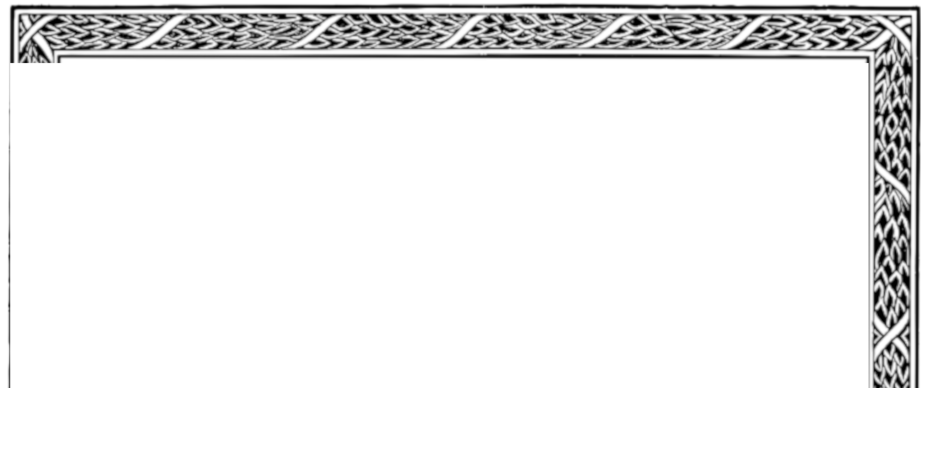
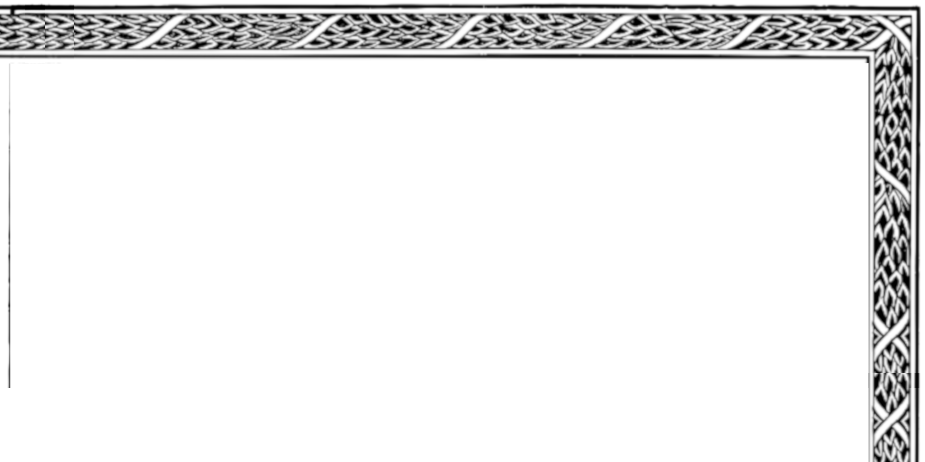
Two versions of the same layered image (w=925, h=462). Layer-by-layer changes:
removed layer "Transformation" over left=7, top=3, right=921, bottom=388
painted on "art-nouveau-1292877_1280.png" over left=0, top=3, right=921, bottom=462
